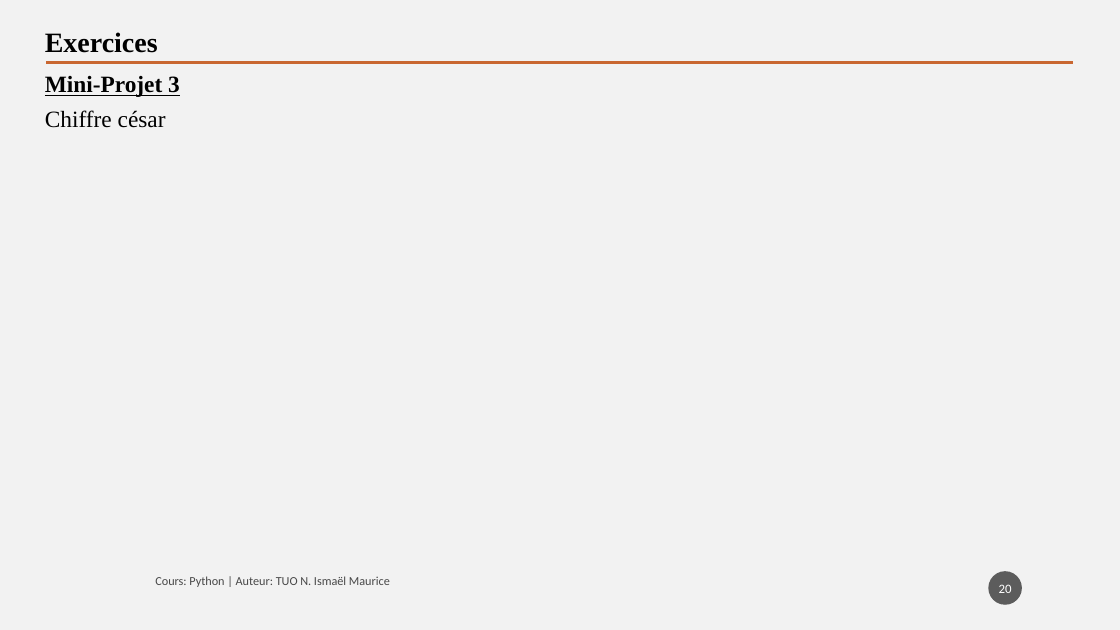
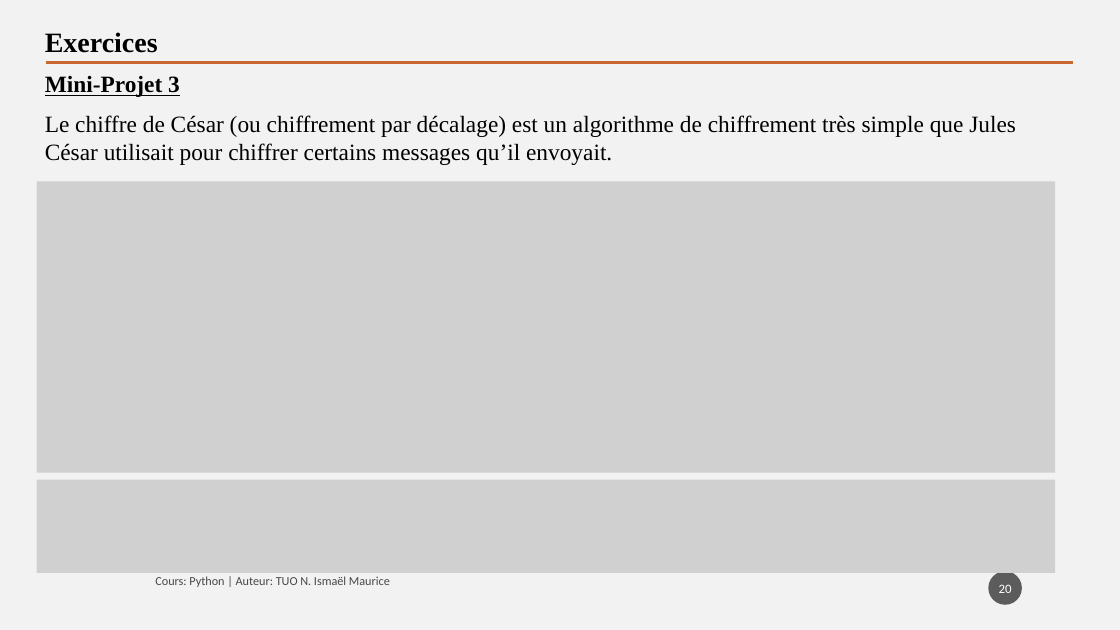
Before and after one commit to tisma95/cours-python, a slide deck: slide 20 of source/Chapitre 9 - Les listes.pptx. Drawn at 1120x630 pixels with LibreOffice and Linux fonts; fonts in the diff are those of the drawing; grey boxes stand for pictures. Boxes give left, top, right and bottom in pixels: in the first picture for what was removed or moved away, otherwise in the second. Text is boxed around its words. In the diff, an @@ line names an element or a change of style, - is before the commit and + after.

```diff
--- a/source/Chapitre 9 - Les listes.pptx
+++ b/source/Chapitre 9 - Les listes.pptx
@@ text at (45,115,1016,165): text changed @@
-Chiffre césar
+Le chiffre de César (ou chiffrement par décalage) est un algorithme de chiffrement très simple que Jules César utilisait pour chiffrer certains messages qu’il envoyait.
@@ picture added at (36,181,1055,473) @@
@@ picture added at (36,480,1055,573) @@
```
Also in this commit, not shown: 1 slide added, 3 other files.
